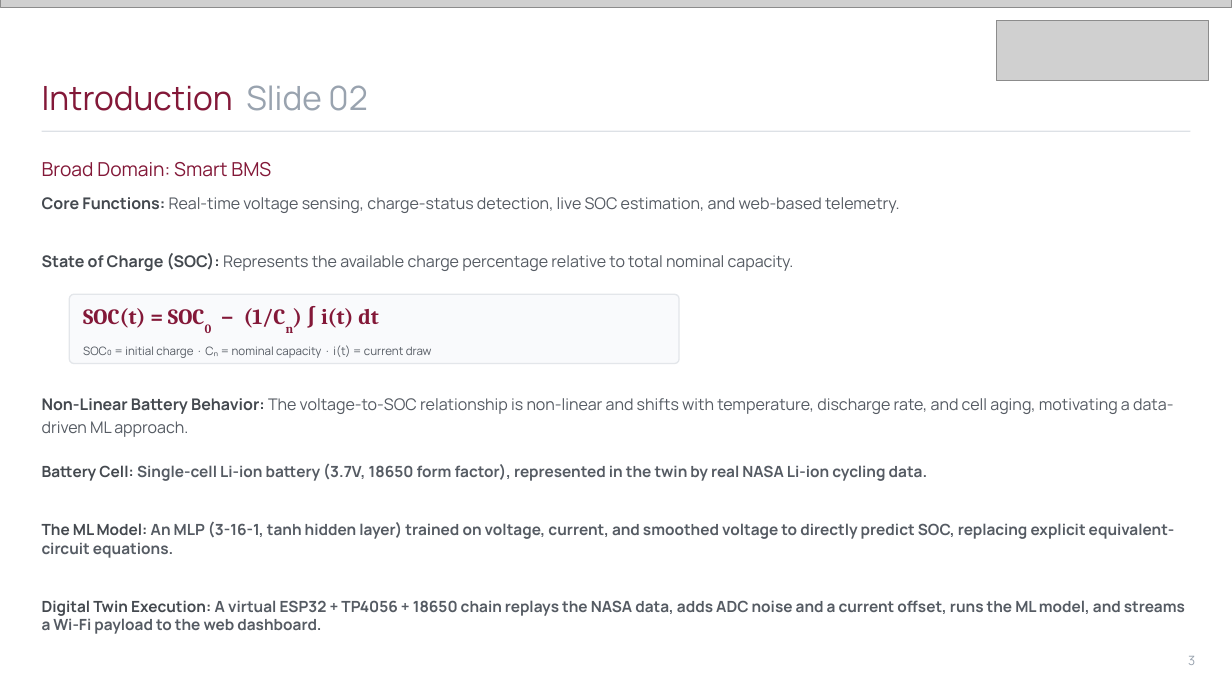
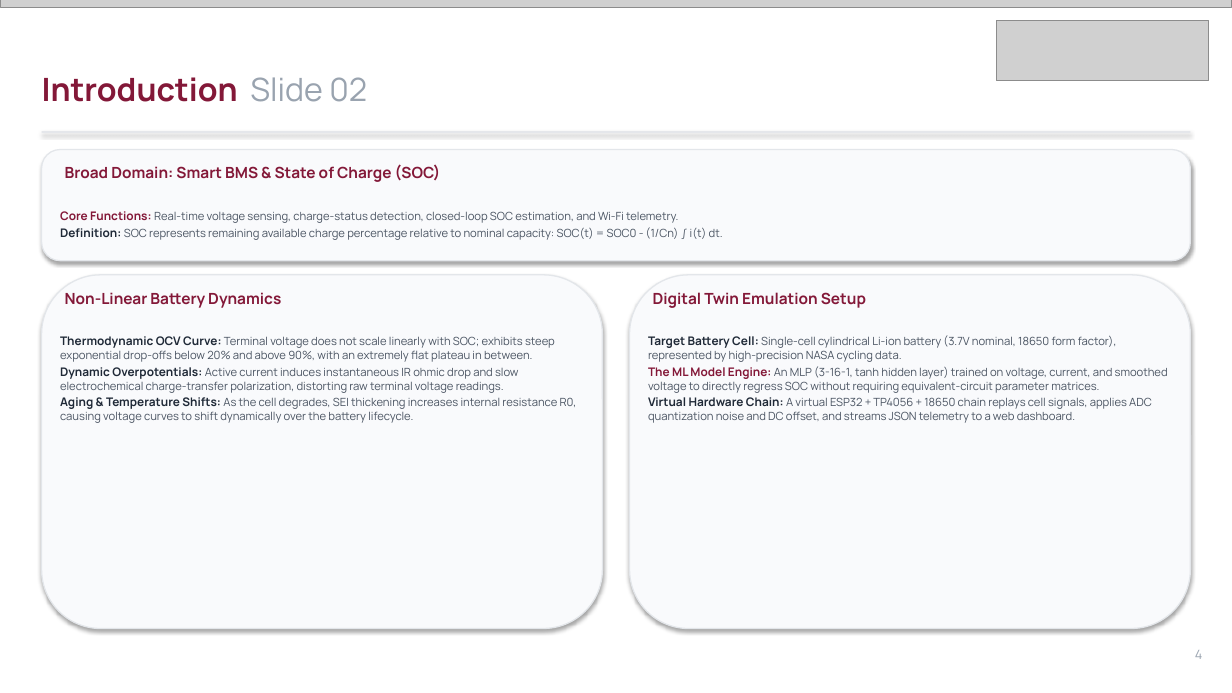
Before and after one commit to Imagiyy/Digital-Twin--ML-Based-Battery-SOC-Estimation, a slide deck: slide 4 of Amrita_SOC_Digital_Twin_Presentation.pptx (slide 3 before the commit). Drawn at 1232x693 pixels with LibreOffice and Linux fonts; fonts in the diff are those of the drawing; grey boxes stand for pictures. Boxes give left, top, right and bottom in pixels: in the first picture for what was removed or moved away, otherwise in the second. Text is boxed around its words. In the diff, an @@ line names an element or a change of style, - is before the commit and + after.

```diff
--- a/Amrita_SOC_Digital_Twin_Presentation.pptx
+++ b/Amrita_SOC_Digital_Twin_Presentation.pptx
@@ text "Introduction Slide 02" at (x1=42, y1=77, x2=367, y2=102): size 26 to 25 pt; bold on in "Introduction"; vertical alignment middle to top @@
@@ line removed from (42, 131) to (1190, 131) @@
@@ rectangle added at (x1=42, y1=131, x2=1190, y2=133), fill #E5E7EB @@
@@ rounded rectangle added at (x1=42, y1=150, x2=1190, y2=261), fill #F9FAFC, outline #E3E6EA 1 pt @@
@@ text at (x1=65, y1=164, x2=441, y2=182): text changed; size 15 to 12 pt; bold on @@
-Broad Domain: Smart BMS
+Broad Domain: Smart BMS & State of Charge (SOC)
@@ text "Broad Domain: Smart BMS & ..." at (x1=65, y1=164, x2=441, y2=182): vertical alignment middle to top @@
@@ text at (x1=60, y1=211, x2=723, y2=240): text changed; size 12.5 to 8.8 pt; text colour #555B63 to #4B5563 @@
-Core Functions: Real-time voltage sensing, charge-status detection, live SOC estimation, and web-based telemetry.
+Core Functions: Real-time voltage sensing, charge-status detection, closed-loop SOC estimation, and Wi-Fi telemetry.
+Definition: SOC represents remaining available charge percentage relative to nominal capacity: SOC(t) = SOC0 - (1/Cn) ∫ i(t) dt.
@@ text removed at (x1=42, y1=253, x2=794, y2=271) @@
-State of Charge (SOC): Represents the available charge percentage relative to total nominal capacity.
@@ rounded rectangle resized from (x1=69, y1=295, x2=679, y2=364) to (x1=42, y1=274, x2=603, y2=628) @@
@@ rounded rectangle at (x1=42, y1=274, x2=603, y2=628): shadow on; proportions changed @@
@@ text added at (x1=65, y1=292, x2=281, y2=308), 12 pt, text #831838, bold @@
+Non-Linear Battery Dynamics
@@ rounded rectangle added at (x1=629, y1=274, x2=1190, y2=628), fill #F9FAFC, outline #E3E6EA 1 pt @@
@@ text added at (x1=653, y1=292, x2=866, y2=308), 12 pt, text #831838, bold @@
+Digital Twin Emulation Setup
@@ text removed at (x1=83, y1=308, x2=378, y2=328) @@
-SOC(t) = SOC0 − (1/Cn) ∫ i(t) dt
@@ text added at (x1=60, y1=336, x2=577, y2=423), 8.8 pt, text #4B5563 @@
+Thermodynamic OCV Curve: Terminal voltage does not scale linearly with SOC; exhibits steep exponential drop-offs below 20% and above 90%, with an extremely flat plateau in between.
+Dynamic Overpotentials: Active current induces instantaneous IR ohmic drop and slow electrochemical charge-transfer polarization, distorting raw terminal voltage readings.
+Aging & Temperature Shifts: As the cell degrades, SEI thickening increases internal resistance R0, causing voltage curves to shift dynamically over the battery lifecycle.
@@ text removed at (x1=83, y1=345, x2=432, y2=358) @@
-SOC₀ = initial charge · Cₙ = nominal capacity · i(t) = current draw
@@ text at (x1=648, y1=335, x2=1168, y2=423): text changed; size 12 to 8.8 pt; text colour #555B63 to #4B5563; bold off @@
-Battery Cell: Single-cell Li-ion battery (3.7V, 18650 form factor), represented in the twin by real NASA Li-ion cycling data.
-The ML Model: An MLP (3-16-1, tanh hidden layer) trained on voltage, current, and smoothed voltage to directly predict SOC, replacing explicit equivalent-circuit equations.
-Digital Twin Execution: A virtual ESP32 + TP4056 + 18650 chain replays the NASA data, adds ADC noise and a current offset, runs the ML model, and streams a Wi-Fi payload to the web dashboard.
+Target Battery Cell: Single-cell cylindrical Li-ion battery (3.7V nominal, 18650 form factor), represented by high-precision NASA cycling data.
+The ML Model Engine: An MLP (3-16-1, tanh hidden layer) trained on voltage, current, and smoothed voltage to directly regress SOC without requiring equivalent-circuit parameter matrices.
+Virtual Hardware Chain: A virtual ESP32 + TP4056 + 18650 chain replays cell signals, applies ADC quantization noise and DC offset, and streams JSON telemetry to a web dashboard.
@@ text removed at (x1=42, y1=398, x2=1173, y2=437) @@
-Non-Linear Battery Behavior: The voltage-to-SOC relationship is non-linear and shifts with temperature, discharge rate, and cell aging, motivating a data-driven ML approach.
@@ text removed at (x1=1188, y1=656, x2=1195, y2=665) @@
-3
@@ text added at (x1=1195, y1=650, x2=1203, y2=659), 10 pt, text #99A3AF @@
+4
```
Also in this commit, not shown: 5 other slides changed, 17 slides added, 8 slides removed.
